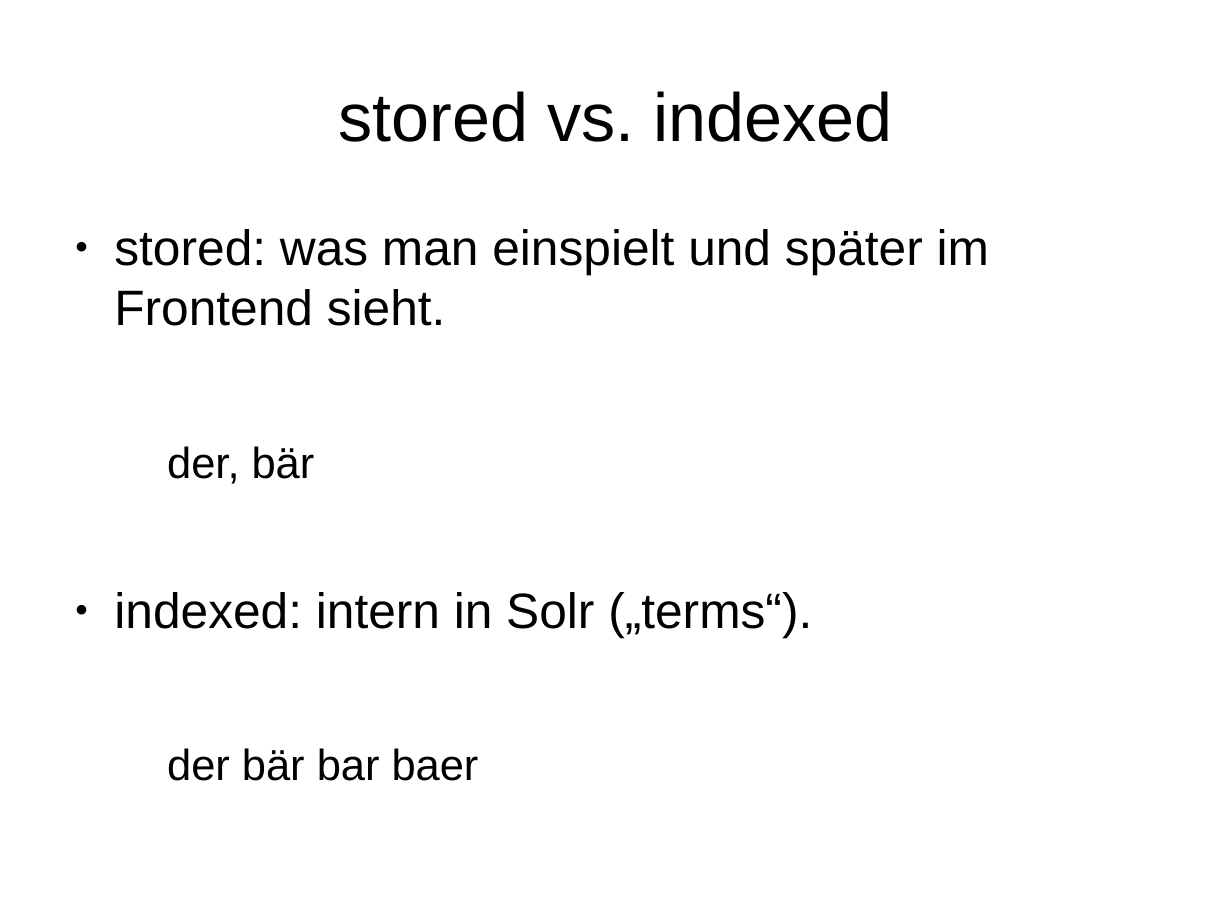
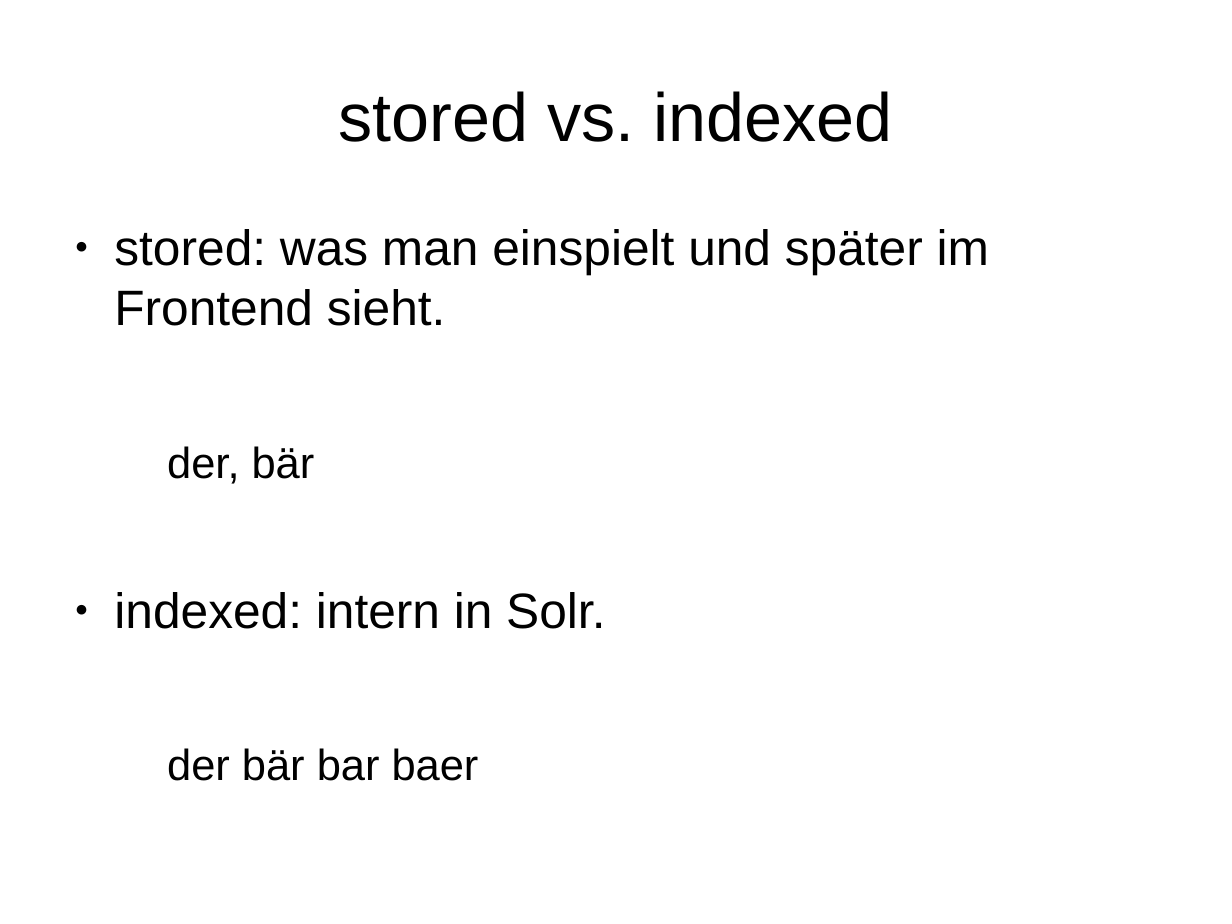
Before and after one commit to subugoe/solr-plugins-starterkit, a slide deck: slide 12 of solr-plugins.odp (slide 11 before the commit). Drawn at 1232x924 pixels with LibreOffice and Linux fonts; fonts in the diff are those of the drawing. Boxes give left, top, right and bottom in pixels: in the first picture for what was removed or moved away, otherwise in the second. Text is boxed around its words. In the diff, an @@ line names an element or a change of style, - is before the commit and + after.

```diff
--- a/solr-plugins.odp
+++ b/solr-plugins.odp
@@ text at bbox=[114, 592, 605, 629]: text changed @@
-● indexed: intern in Solr („terms“).
+● indexed: intern in Solr.
```
Also in this commit, not shown: 3 slides added, 2 other files.
